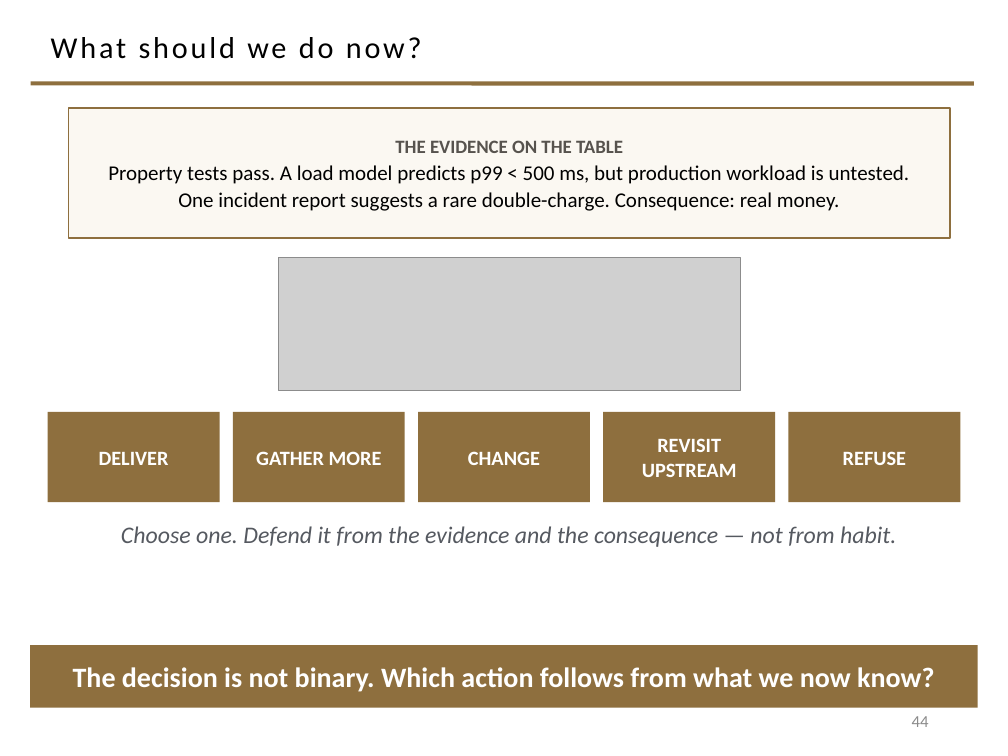
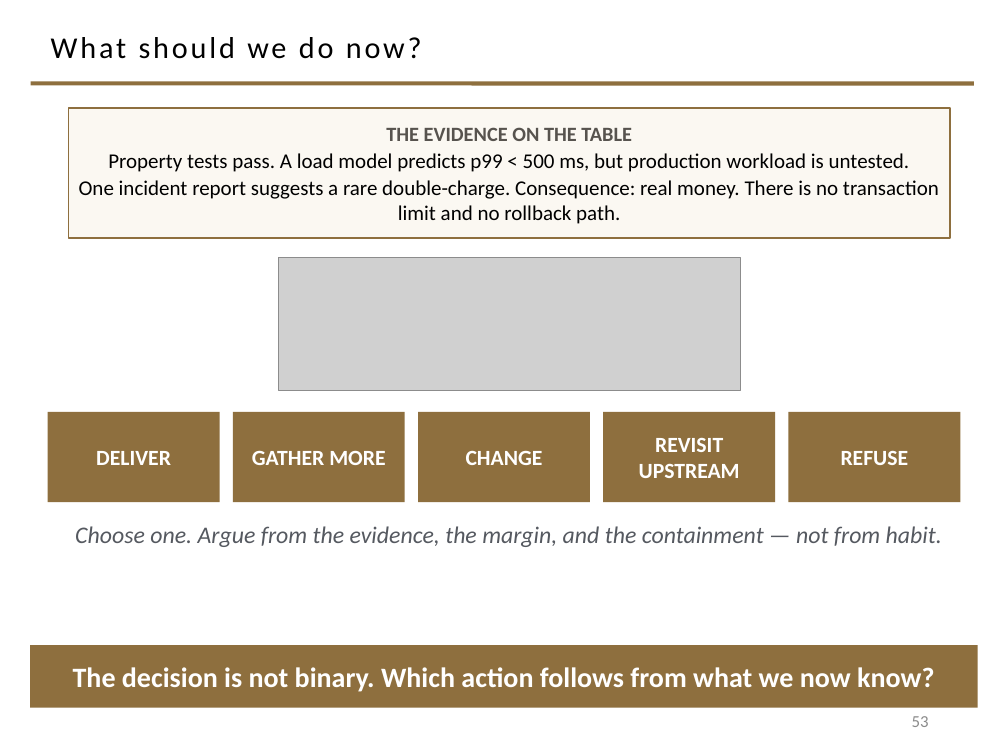
Before and after one commit to davisjam/model-based-agentic-software-engineering, a slide deck: slide 53 of course/lectures/act-1-foundations/08-validation/1-8-Validation.pptx (slide 44 before the commit). Drawn at 1008x756 pixels with LibreOffice and Linux fonts; fonts in the diff are those of the drawing; grey boxes stand for pictures; background and template pictures are left out. Boxes give left, top, right and bottom in pixels: in the first picture for what was removed or moved away, otherwise in the second. Text is boxed around its words. In the diff, an @@ line names an element or a change of style, - is before the commit and + after.

```diff
--- a/course/lectures/act-1-foundations/08-validation/1-8-Validation.pptx
+++ b/course/lectures/act-1-foundations/08-validation/1-8-Validation.pptx
@@ text in rectangle at (386,127,632,141): size 13.5 to 14.5 pt in "THE EVIDENCE ON THE TABLE" @@
@@ text in rectangle at (79,180,939,224): text changed @@
-One incident report suggests a rare double-charge. Consequence: real money.
+One incident report suggests a rare double-charge. Consequence: real money. There is no transaction limit and no rollback path.
@@ size 14.5 to 15.5 pt in 5 elements at (47,412,220,503), (233,412,405,503), (418,412,591,503), (603,412,775,503), (788,412,961,503) @@
@@ text at (75,526,942,547): text changed @@
-Choose one. Defend it from the evidence and the consequence — not from habit.
+Choose one. Argue from the evidence, the margin, and the containment — not from habit.
@@ page number at (912,716,929,727): text changed @@
-44
+53
```
Also in this commit, not shown: 22 other slides changed, 15 slides added, 7 slides removed.
